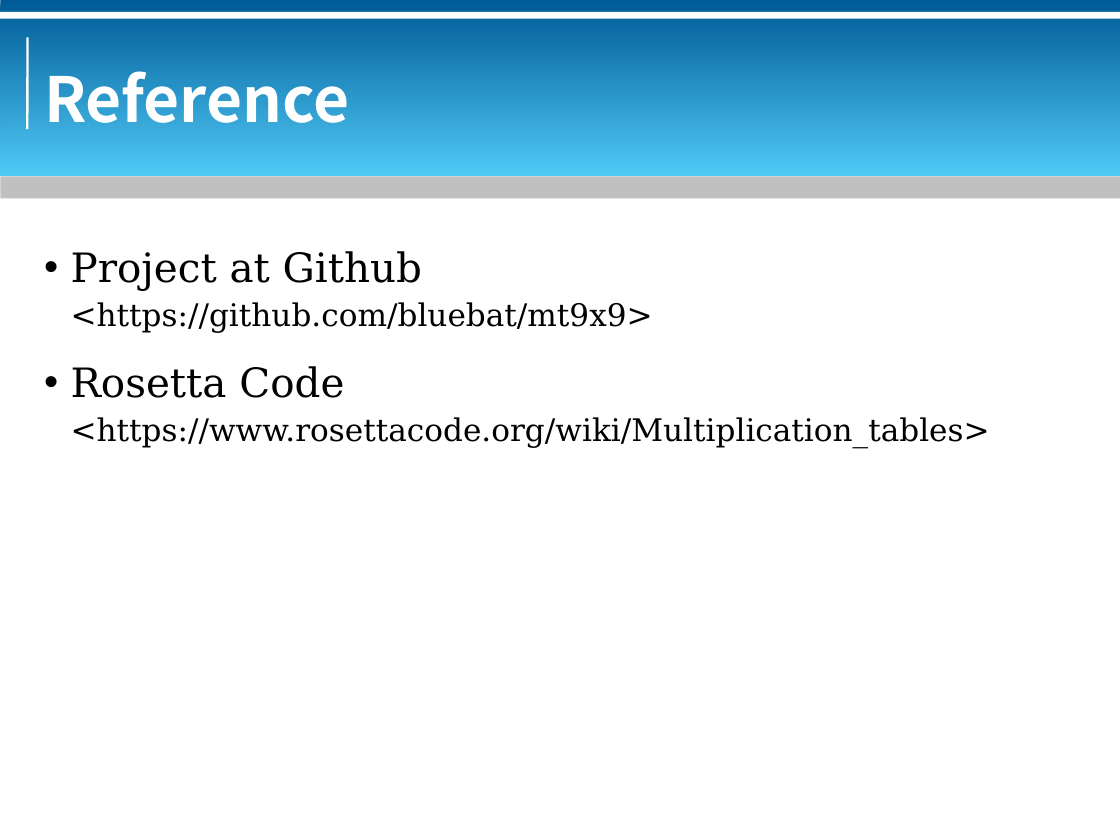
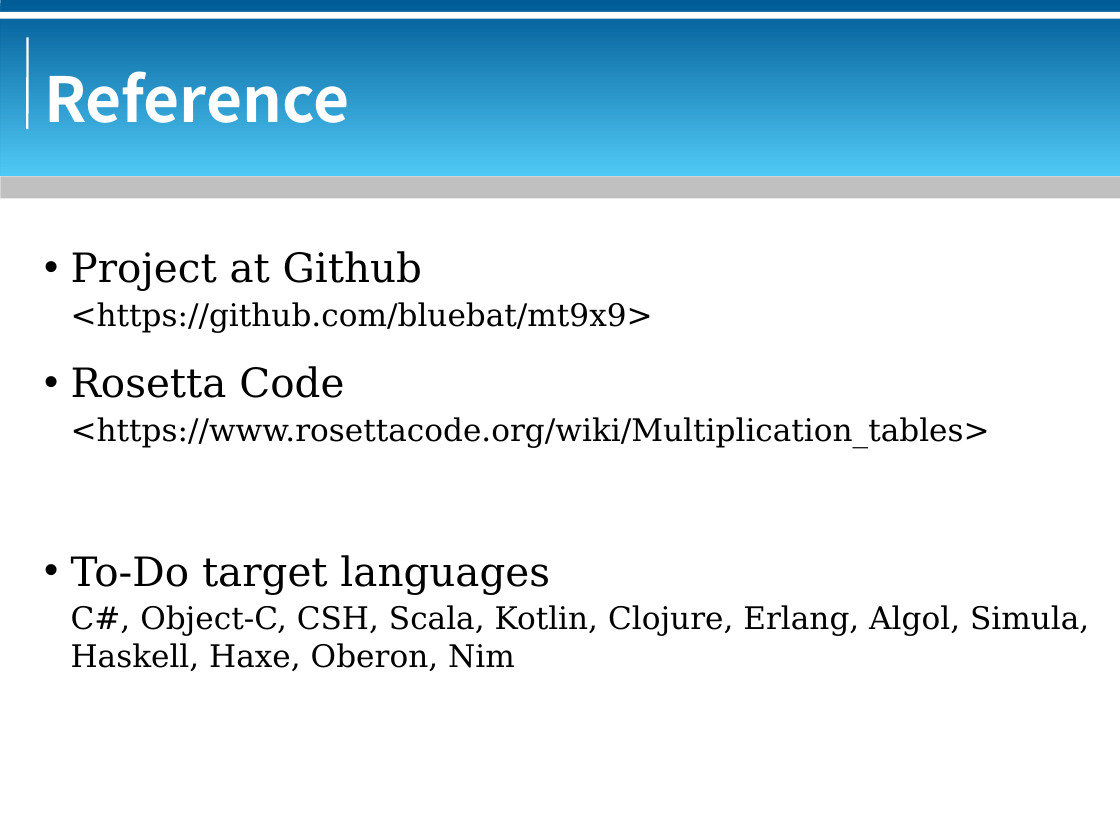
Before and after one commit to bluebat/.presentations, a slide deck: slide 20 of multiplication-table.odp (slide 19 before the commit). Drawn at 1120x840 pixels with LibreOffice and Linux fonts; fonts in the diff are those of the drawing; background and template pictures are left out. Boxes give left, top, right and bottom in pixels: in the first picture for what was removed or moved away, otherwise in the second. Text is boxed around its words. In the diff, an @@ line names an element or a change of style, - is before the commit and + after.

```diff
--- a/multiplication-table.odp
+++ b/multiplication-table.odp
@@ text at [71,555,1089,671]: paragraphs added @@
+• To-Do target languages
+C#, Object-C, CSH, Scala, Kotlin, Clojure, Erlang, Algol, Simula, Haskell, Haxe, Oberon, Nim
```
Also in this commit, not shown: 14 other slides changed, 1 slide added, 3 other files.
